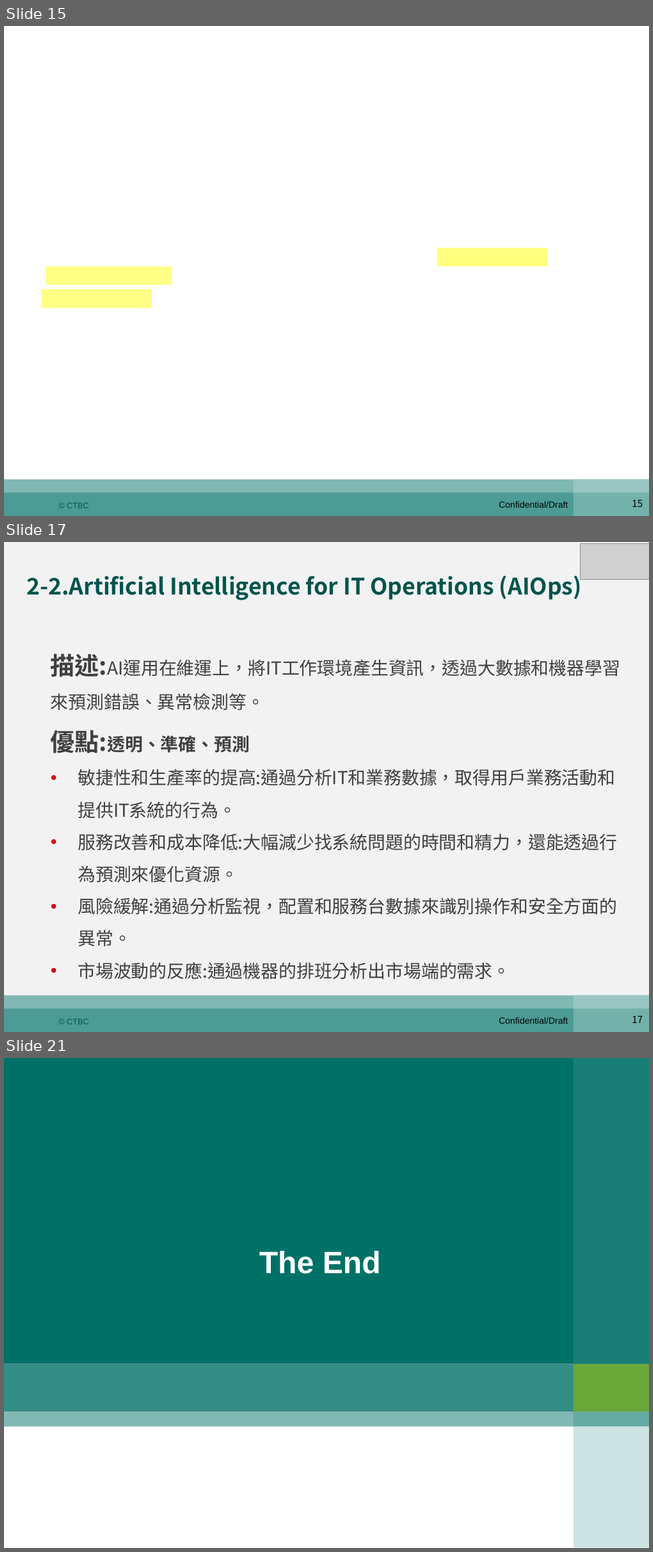
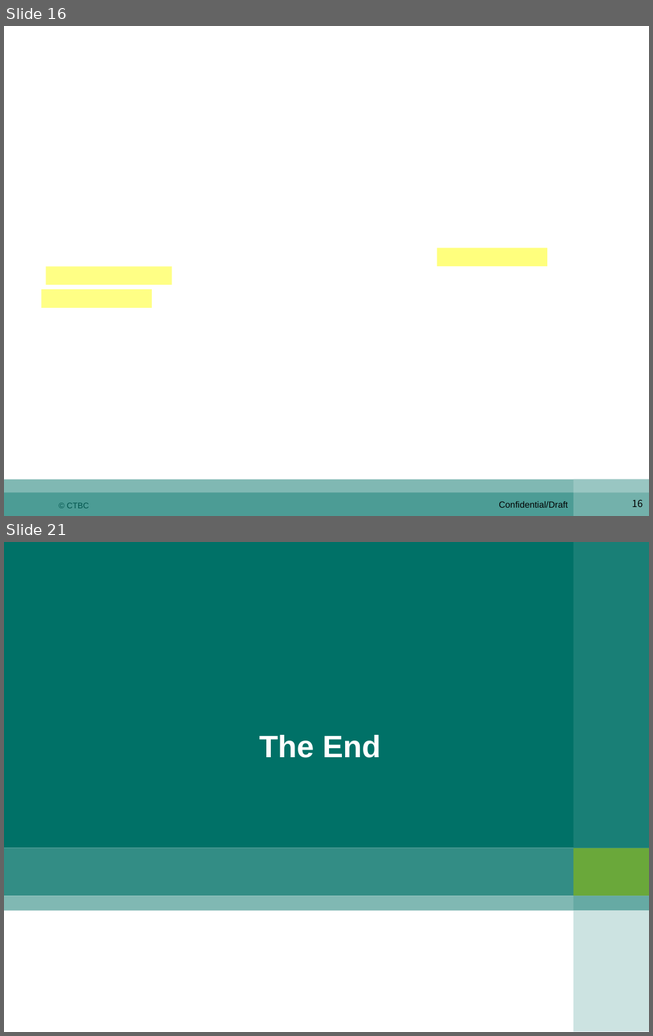
Before and after one commit to shaven105/duh, a slide deck: newest0526.pptx. Shown one above the other, each under a label of ours: slides 15, 17 and 21 before the commit, slides 16 and 21 after it; the slides between them are not shown. The pictures are 653x1552 and 653x1036 pixels, drawn with LibreOffice and Linux fonts; fonts in the diff are those of the drawing; grey boxes stand for pictures; background and template pictures are left out. Boxes give left, top, right and bottom in pixels: in the first picture for what was removed or moved away, otherwise in the second. Text is boxed around its words. In the diff, an @@ line names an element or a change of style, - is before the commit and + after.

```diff
--- a/newest0526.pptx
+++ b/newest0526.pptx
@@ slide 17 removed at (x1=4, y1=542, x2=649, y2=1032), background #F2F2F2; not listed: 7 template elements that a slide beside it also shows @@
@@ picture removed at (x1=580, y1=543, x2=649, y2=579) @@
@@ text removed at (x1=26, y1=571, x2=582, y2=600) @@
-2-2.Artificial Intelligence for IT Operations (AIOps)
@@ text removed at (x1=51, y1=653, x2=620, y2=979) @@
-描述:AI運用在維運上，將IT工作環境產生資訊，透過大數據和機器學習來預測錯誤、異常檢測等。
-優點:透明、準確、預測
-• 敏捷性和生產率的提高:通過分析IT和業務數據，取得用戶業務活動和提供IT系統的行為。
-• 服務改善和成本降低:大幅減少找系統問題的時間和精力，還能透過行為預測來優化資源。
-• 風險緩解:通過分析監視，配置和服務台數據來識別操作和安全方面的異常。
-• 市場波動的反應:通過機器的排班分析出市場端的需求。
@@ what was slide 15 is now slide 16 @@
@@ page number at (x1=632, y1=499, x2=643, y2=507): text changed @@
-15
+16
```
Also in this commit, not shown: 16 slides changed, 1 slide added, 4 other files.
